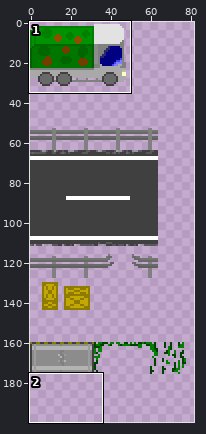
One commit to this sprite sheet: ubi-spoon.gmx/background/images/bg_tiles_intro.png. Above, an overview of the earlier version with the close-up marked.
Close-up. Before the commit:
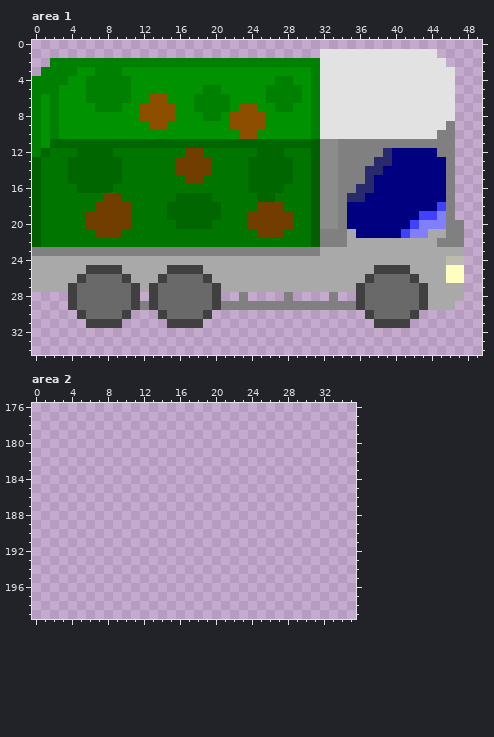
The file is 256x256 pixels. Colours within 5 levels of each other are drawn and written as one. Shown: area 1: x 0..49, y 0..34; area 2: x 0..35, y 176..199. The wide view leaves out empty margins.
The result:
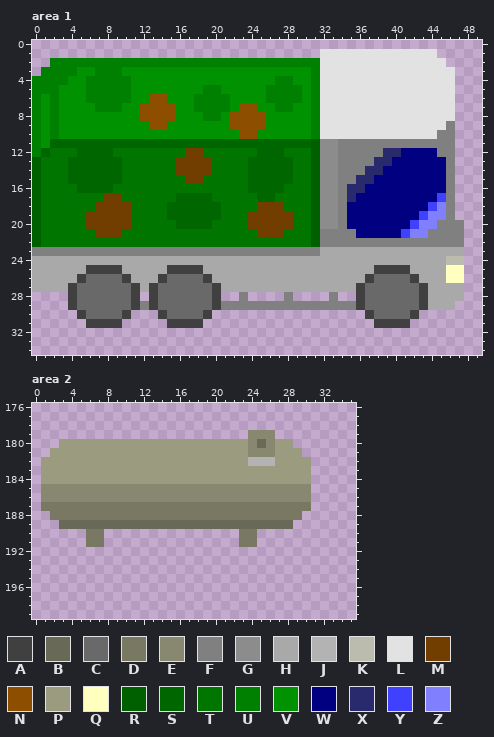
Palette (. is transparent): A #404040  B #696957  C #696969  D #787863  E #888871  F #808080  G #8c8c8c  H #a9a9a9  J #b3b3b3  K #bbbbae  L #e2e2e2  M #713e00  N #8d4e00  P #9b9b80  Q #ffffc0  R #006000  S #006700  T #007500  U #008000  V #009200  W #000080  X #29296d  Y #4040ff  Z #8080ff
Edits made:
{"where": "area 1"}
{"y":12,"x":40,"old":"W","new":"X"}
{"y":15,"x":36,"old":"F","new":"X"}
{"y":16,"x":35,"old":"F","new":"X"}
{"y":16,"x":37,"old":"X","new":"W"}
{"y":17,"x":36,"old":"X","new":"W"}
{"y":17,"x":45,"old":"W","new":"Y"}
{"y":18,"x":44,"old":"WY","new":"YZ"}
{"y":19,"x":44,"old":"Y","new":"Z"}
{"y":20,"x":45,"old":"Z","new":"F"}
{"y":21,"x":35,"old":"H","new":"F"}
{"y":21,"x":44,"old":"HH","new":"FF"}
{"y":22,"x":35,"old":"HHHHHHHHHH","new":"FFFFFFFFFF"}
{"where": "area 2"}
{"y":179,"x":24,"old":"...","new":"EEE"}
{"y":180,"x":3,"old":"..........................","new":"PPPPPPPPPPPPPPPPPPPPPEBEPP"}
{"y":181,"x":2,"old":"............................","new":"PPPPPPPPPPPPPPPPPPPPPPEEEPPP"}
{"y":182,"x":1,"old":"..............................","new":"PPPPPPPPPPPPPPPPPPPPPPPJJJPPPP"}
{"y":183,"x":1,"old":"..............................","new":"PPPPPPPPPPPPPPPPPPPPPPPPPPPPPP"}
{"y":184,"x":1,"old":"..............................","new":"PPPPPPPPPPPPPPPPPPPPPPPPPPPPPP"}
{"y":185,"x":1,"old":"..............................","new":"EEEEEEEEEEEEEEEEEEEEEEEEEEEEEE"}
{"y":186,"x":1,"old":"..............................","new":"EEEEEEEEEEEEEEEEEEEEEEEEEEEEEE"}
{"y":187,"x":1,"old":"..............................","new":"DDDDDDDDDDDDDDDDDDDDDDDDDDDDDD"}
{"y":188,"x":2,"old":"............................","new":"DDDDDDDDDDDDDDDDDDDDDDDDDDDD"}
{"y":189,"x":3,"old":"..........................","new":"BBBBBBBBBBBBBBBBBBBBBBBBBB"}
{"y":190,"x":6,"old":"..","new":"DD"}
{"y":190,"x":23,"old":"..","new":"DD"}
{"y":191,"x":6,"old":"..","new":"DD"}
{"y":191,"x":23,"old":"..","new":"DD"}
{"label":"changed","picture_box":[347,148,446,247]}
{"label":"added","picture_box":[41,430,311,547]}
